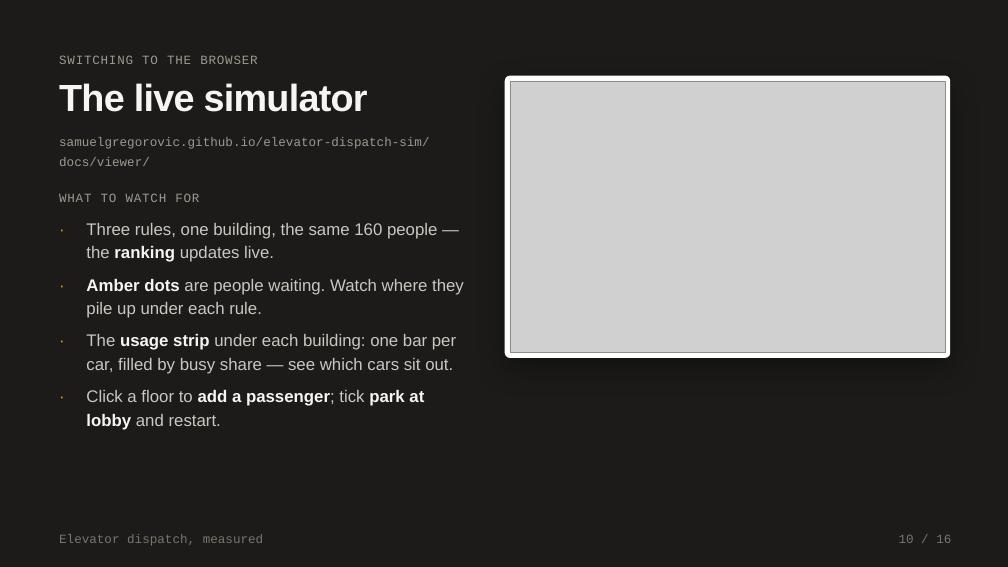
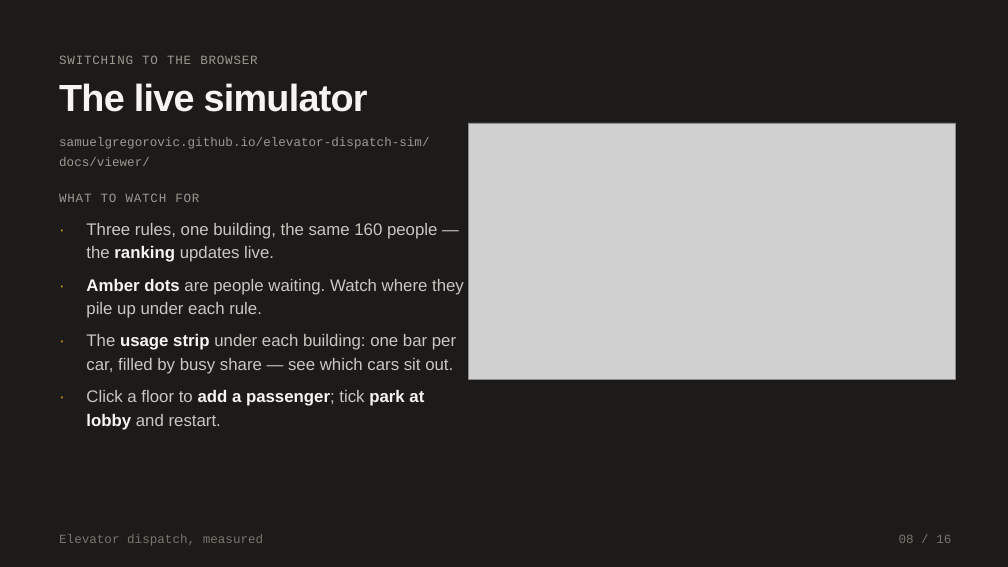
Before and after one commit to samuelgregorovic/elevator-dispatch-sim, a slide deck: slide 8 of docs/presentation/elevator-dispatch.pptx (slide 10 before the commit). Drawn at 1008x567 pixels with LibreOffice and Linux fonts; fonts in the diff are those of the drawing; grey boxes stand for pictures. Boxes give left, top, right and bottom in pixels: in the first picture for what was removed or moved away, otherwise in the second. Text is boxed around its words. In the diff, an @@ line names an element or a change of style, - is before the commit and + after.

```diff
--- a/docs/presentation/elevator-dispatch.pptx
+++ b/docs/presentation/elevator-dispatch.pptx
@@ rounded rectangle removed at [505, 76, 950, 358] @@
@@ picture: place and size @@
-picture at [510, 81, 945, 352]
+picture at [468, 123, 956, 379]
@@ text at [899, 535, 951, 543]: text changed @@
-10 / 16
+08 / 16
```
Also in this commit, not shown: 9 other slides changed, 1 slide added, 1 slide removed, 22 other files.
